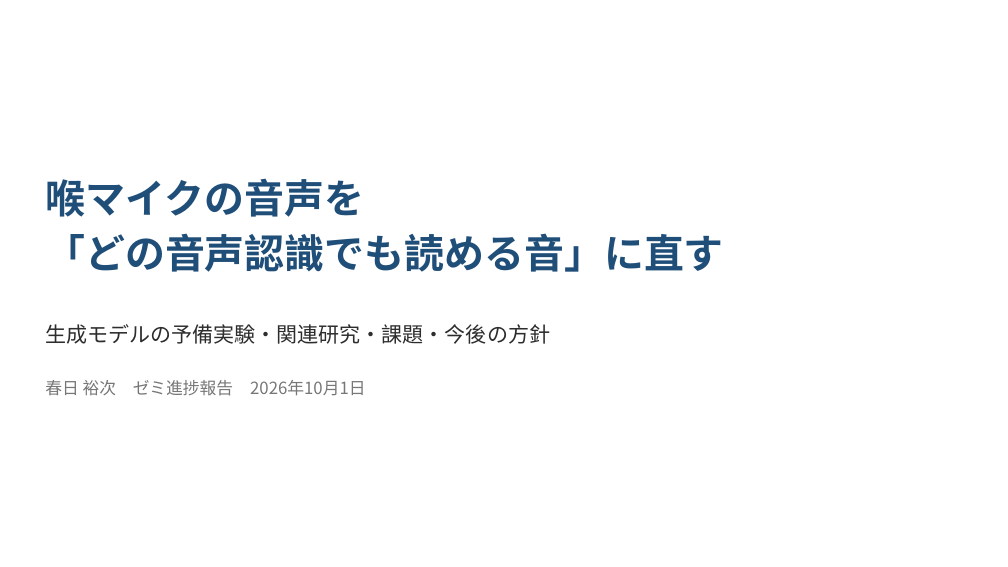
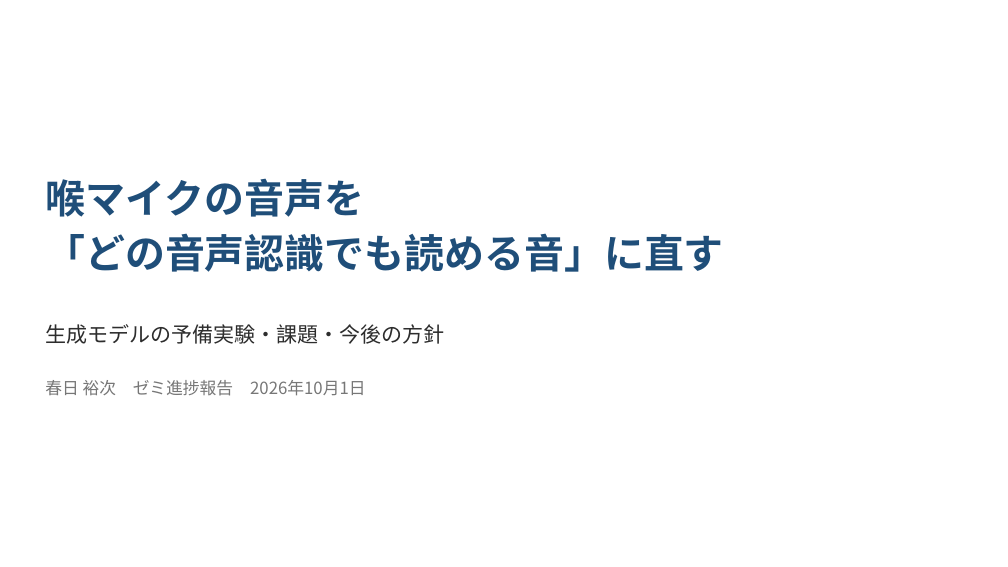
Before and after one commit to kasugayuji0716-art/bone-conduction-research, a slide deck: slide 1 of results/progress_slides_2026-10.pptx. Drawn at 1008x567 pixels with LibreOffice and Linux fonts; fonts in the diff are those of the drawing. Boxes give left, top, right and bottom in pixels: in the first picture for what was removed or moved away, otherwise in the second. Text is boxed around its words. In the diff, an @@ line names an element or a change of style, - is before the commit and + after.

```diff
--- a/results/progress_slides_2026-10.pptx
+++ b/results/progress_slides_2026-10.pptx
@@ text at [45, 324, 445, 344]: text changed @@
-生成モデルの予備実験・関連研究・課題・今後の方針
+生成モデルの予備実験・課題・今後の方針
```
Also in this commit, not shown: 4 other slides changed, 1 slide added, 2 other files.
